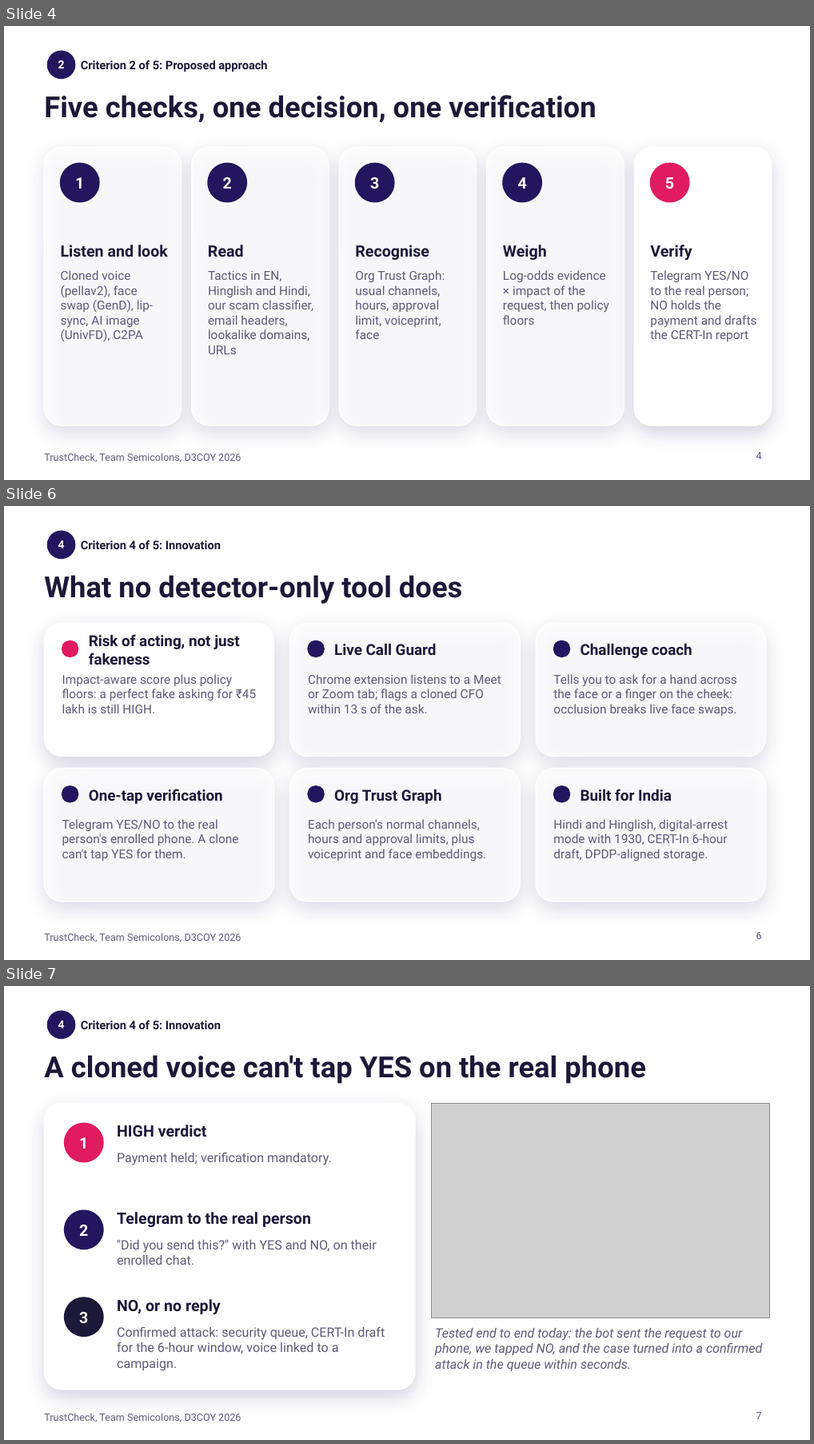
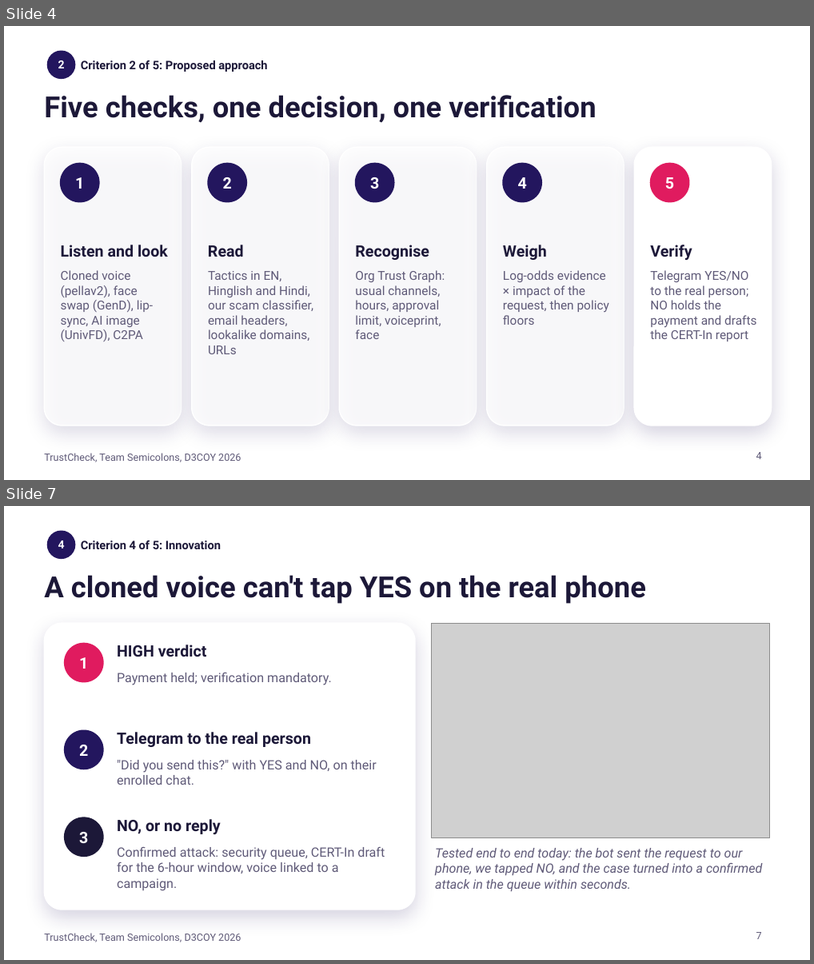
Before and after one commit to D3C0Y-1-0/Semicolons_D3C0Y_DhruvPatel, a slide deck: docs/TrustCheck_pitch.pptx. Shown one above the other, each under a label of ours: slides 4, 6 and 7 before the commit, slides 4 and 7 after it; the slides between them are not shown. The pictures are 814x1444 and 814x964 pixels, drawn with LibreOffice and Linux fonts; fonts in the diff are those of the drawing; grey boxes stand for pictures; background and template pictures are left out. Boxes give left, top, right and bottom in pixels: in the first picture for what was removed or moved away, otherwise in the second. Text is boxed around its words. In the diff, an @@ line names an element or a change of style, - is before the commit and + after.

```diff
--- a/docs/TrustCheck_pitch.pptx
+++ b/docs/TrustCheck_pitch.pptx
@@ slide 6 removed at (x1=4, y1=506, x2=810, y2=960), background picture (left out); not listed: 1 template element that a slide beside it also shows @@
@@ rounded rectangle removed at (x1=44, y1=528, x2=330, y2=561) @@
@@ ellipse removed at (x1=47, y1=531, x2=75, y2=559) @@
@@ text removed at (x1=58, y1=540, x2=65, y2=548) @@
-4
@@ text removed at (x1=81, y1=540, x2=221, y2=549) @@
-Criterion 4 of 5: Innovation
@@ text removed at (x1=44, y1=575, x2=462, y2=604) @@
-What no detector-only tool does
@@ rounded rectangle removed at (x1=44, y1=623, x2=274, y2=756) @@
@@ rounded rectangle removed at (x1=290, y1=623, x2=520, y2=756) @@
@@ rounded rectangle removed at (x1=536, y1=623, x2=766, y2=756) @@
@@ ellipse removed at (x1=62, y1=640, x2=78, y2=656) @@
@@ text removed at (x1=89, y1=634, x2=239, y2=664) @@
-Risk of acting, not just fakeness
@@ ellipse removed at (x1=308, y1=640, x2=324, y2=656) @@
@@ text removed at (x1=334, y1=644, x2=437, y2=655) @@
-Live Call Guard
@@ ellipse removed at (x1=554, y1=640, x2=570, y2=656) @@
@@ text removed at (x1=581, y1=644, x2=693, y2=658) @@
-Challenge coach
@@ text removed at (x1=62, y1=674, x2=256, y2=713) @@
-Impact-aware score plus policy floors: a perfect fake asking for ₹45 lakh is still HIGH.
@@ text removed at (x1=308, y1=674, x2=502, y2=713) @@
-Chrome extension listens to a Meet or Zoom tab; flags a cloned CFO within 13 s of the ask.
@@ text removed at (x1=554, y1=674, x2=738, y2=716) @@
-Tells you to ask for a hand across the face or a finger on the cheek: occlusion breaks live face swaps.
@@ rounded rectangle removed at (x1=44, y1=768, x2=274, y2=901) @@
@@ rounded rectangle removed at (x1=290, y1=768, x2=520, y2=901) @@
@@ rounded rectangle removed at (x1=536, y1=768, x2=766, y2=901) @@
@@ ellipse removed at (x1=62, y1=786, x2=78, y2=802) @@
@@ text removed at (x1=89, y1=788, x2=222, y2=804) @@
-One-tap verification
@@ ellipse removed at (x1=308, y1=786, x2=324, y2=802) @@
@@ text removed at (x1=334, y1=789, x2=442, y2=804) @@
-Org Trust Graph
@@ ellipse removed at (x1=554, y1=786, x2=570, y2=802) @@
@@ text removed at (x1=581, y1=788, x2=672, y2=800) @@
-Built for India
@@ text removed at (x1=62, y1=819, x2=238, y2=860) @@
-Telegram YES/NO to the real person's enrolled phone. A clone can't tap YES for them.
@@ text removed at (x1=308, y1=819, x2=486, y2=860) @@
-Each person's normal channels, hours and approval limits, plus voiceprint and face embeddings.
@@ text removed at (x1=554, y1=819, x2=728, y2=860) @@
-Hindi and Hinglish, digital-arrest mode with 1930, CERT-In 6-hour draft, DPDP-aligned storage.
@@ page number removed at (x1=757, y1=932, x2=762, y2=939) @@
-6
```
Also in this commit, not shown: 1 slide changed, 1 slide added, 18 other files.
